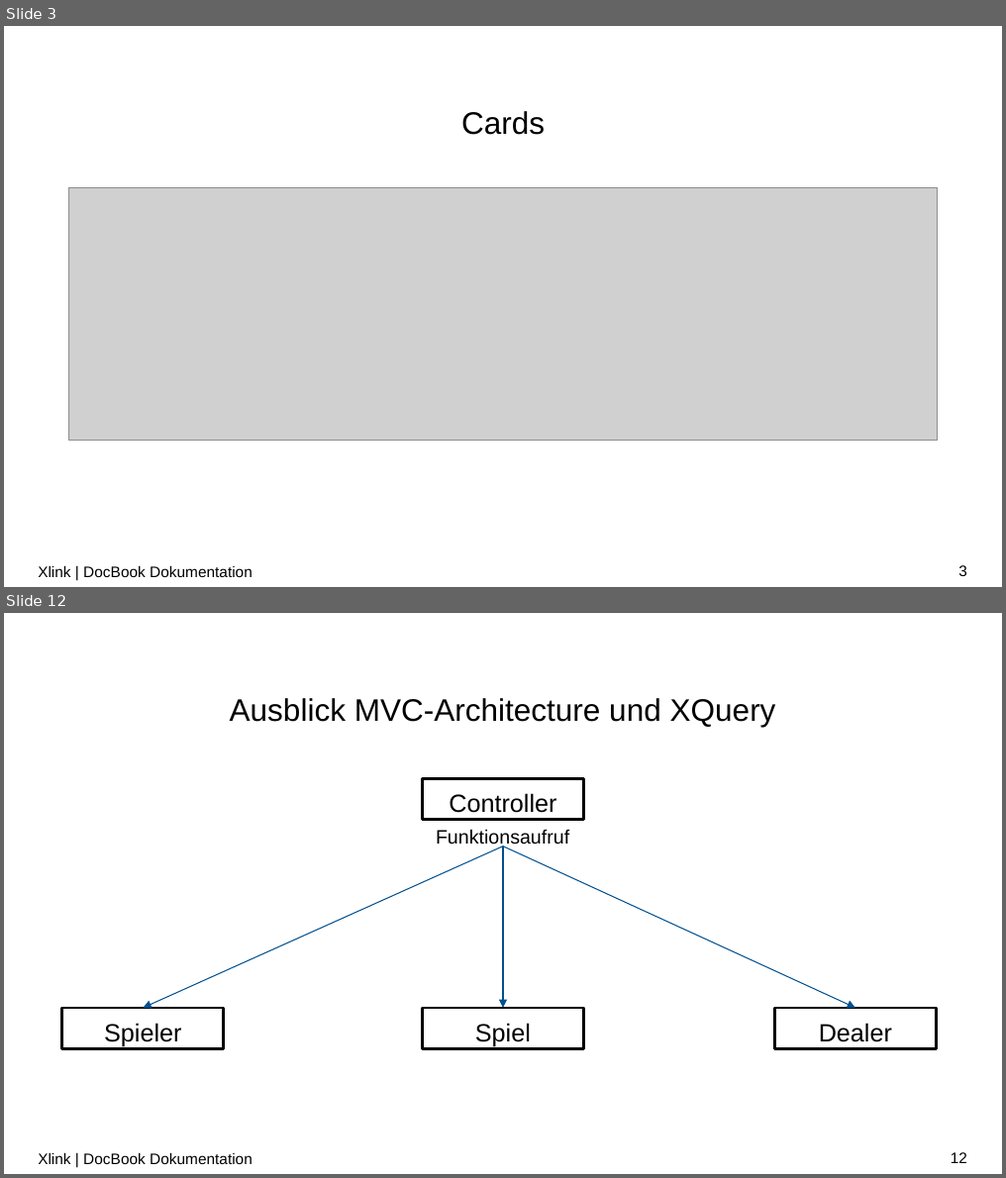
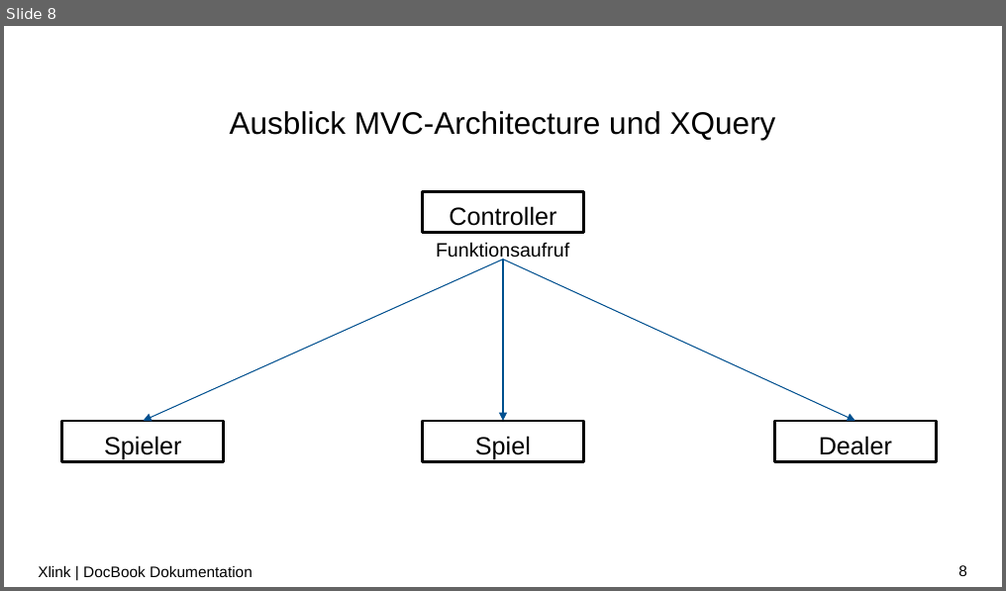
Before and after one commit to LorenzoBrazzi-zz/XML_Praktikum, a slide deck: Präsentationen/PP_notenbonus.pptx. Shown one above the other, each under a label of ours: slides 3 and 12 before the commit, slide 8 after it; the slides between them are not shown. The pictures are 1006x1178 and 1006x591 pixels, drawn with LibreOffice and Linux fonts; fonts in the diff are those of the drawing; grey boxes stand for pictures; background and template pictures are left out. Boxes give left, top, right and bottom in pixels: in the first picture for what was removed or moved away, otherwise in the second. Text is boxed around its words. In the diff, an @@ line names an element or a change of style, - is before the commit and + after.

```diff
--- a/Präsentationen/PP_notenbonus.pptx
+++ b/Präsentationen/PP_notenbonus.pptx
@@ slide 3 removed at box(4, 26, 1002, 587), background #FFFFFF @@
@@ title removed at box(461, 111, 545, 135) @@
-Cards
@@ picture removed at box(69, 187, 937, 440) @@
@@ text removed at box(38, 567, 252, 577) @@
-Xlink | DocBook Dokumentation
@@ page number removed at box(958, 566, 967, 576) @@
-3
@@ what was slide 12 is now slide 8 @@
@@ page number at box(958, 566, 967, 576): text changed @@
-12
+8
```
Also in this commit, not shown: 7 slides changed, 1 slide added, 4 other slides removed, 8 other files.
